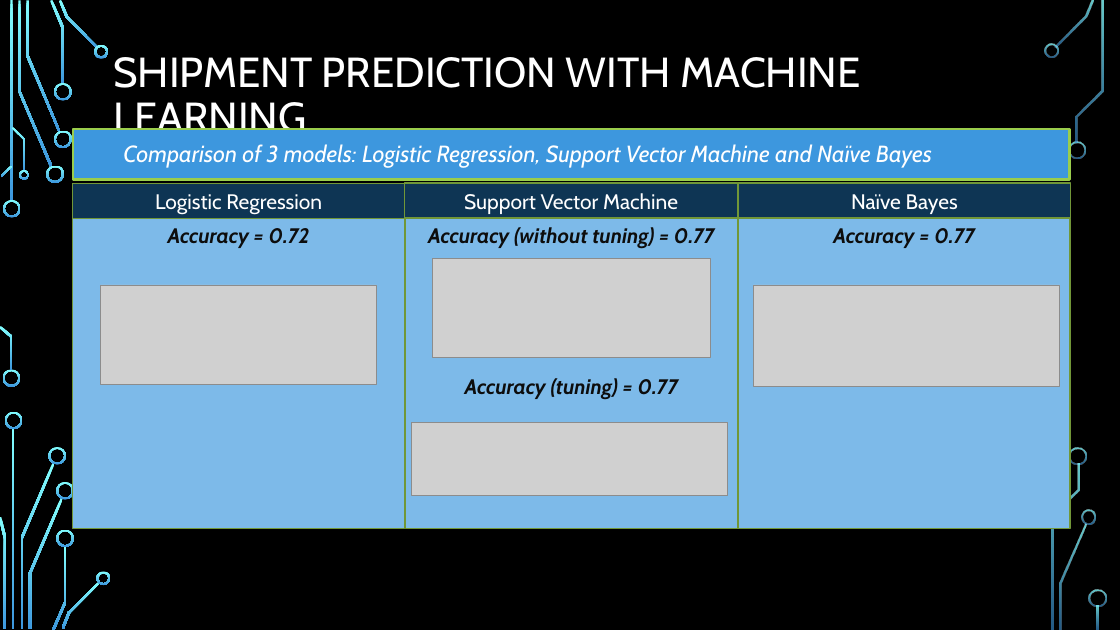
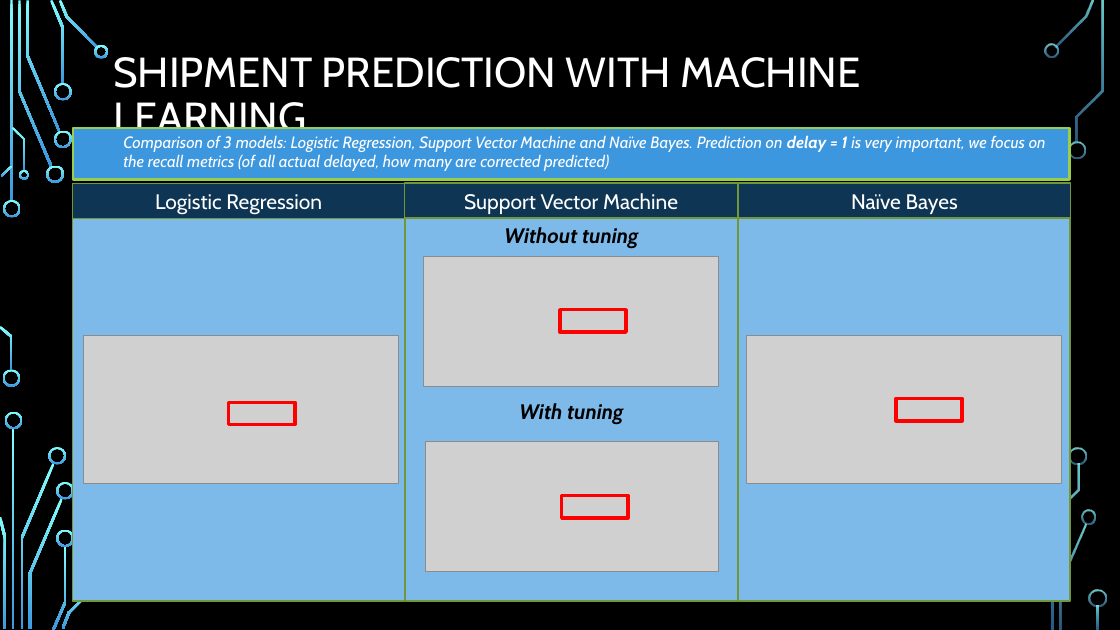
Before and after one commit to sookuan/Data-Science-AI-Project, a slide deck: slide 10 of Inventory Segmentation and Shipment Prediction.pptx. Drawn at 1120x630 pixels with LibreOffice and Linux fonts; fonts in the diff are those of the drawing; grey boxes stand for pictures; background and template pictures are left out. Boxes give left, top, right and bottom in pixels: in the first picture for what was removed or moved away, otherwise in the second. Text is boxed around its words. In the diff, an @@ line names an element or a change of style, - is before the commit and + after.

```diff
--- a/Inventory Segmentation and Shipment Prediction.pptx
+++ b/Inventory Segmentation and Shipment Prediction.pptx
@@ text at (x1=123, y1=135, x2=1046, y2=171): text changed; size 20 to 14 pt @@
-  Comparison of 3 models: Logistic Regression, Support Vector Machine and Naïve Bayes
+  Comparison of 3 models: Logistic Regression, Support Vector Machine and Naïve Bayes. Prediction on delay = 1 is very important, we focus on the recall metrics (of all actual delayed, how many are corrected predicted)
@@ rectangle resized from (x1=72, y1=218, x2=404, y2=528) to (x1=72, y1=218, x2=404, y2=602) @@
@@ text in rectangle at (x1=168, y1=228, x2=310, y2=248): text removed @@
-Accuracy = 0.72
@@ rectangle "Without tuning" resized from (x1=405, y1=218, x2=737, y2=528) to (x1=405, y1=218, x2=737, y2=602) @@
@@ text in rectangle at (x1=504, y1=227, x2=638, y2=425): text changed; text colour #0D0D0D to #000000 @@
-Accuracy (without tuning) = 0.77
-Accuracy (tuning) = 0.77
+Without tuning
+With tuning
@@ rectangle resized from (x1=739, y1=218, x2=1070, y2=528) to (x1=739, y1=218, x2=1070, y2=602) @@
@@ text in rectangle at (x1=833, y1=228, x2=975, y2=248): text removed @@
-Accuracy = 0.77
@@ picture resized from (x1=433, y1=258, x2=710, y2=357) to (x1=423, y1=257, x2=719, y2=386) @@
@@ picture removed at (x1=101, y1=285, x2=377, y2=384) @@
@@ picture removed at (x1=754, y1=285, x2=1060, y2=386) @@
@@ rectangle added at (x1=560, y1=310, x2=626, y2=333), outline #FF0000 3 pt @@
@@ picture added at (x1=83, y1=335, x2=399, y2=484) @@
@@ picture added at (x1=746, y1=335, x2=1062, y2=484) @@
@@ rectangle added at (x1=229, y1=402, x2=295, y2=425), outline #FF0000 3 pt @@
@@ rectangle added at (x1=897, y1=398, x2=963, y2=421), outline #FF0000 3 pt @@
@@ picture removed at (x1=412, y1=422, x2=728, y2=495) @@
@@ picture added at (x1=426, y1=442, x2=719, y2=571) @@
@@ rectangle added at (x1=562, y1=496, x2=628, y2=518), outline #FF0000 3 pt @@
@@ freeform shape removed at (x1=97, y1=571, x2=111, y2=585) @@
```
Also in this commit, not shown: 4 other slides changed.
